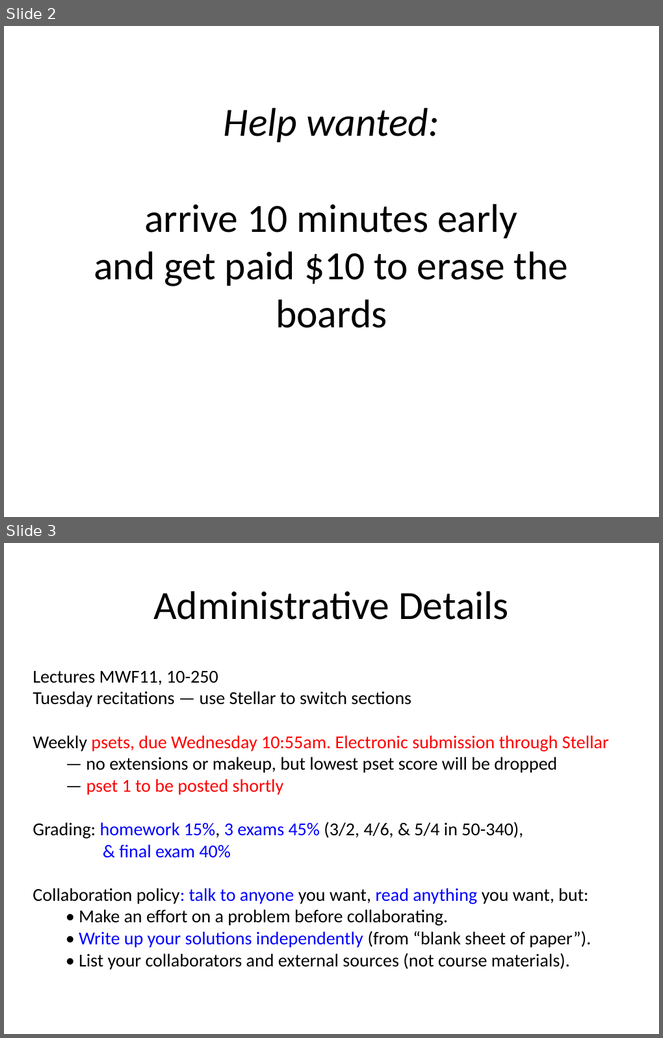
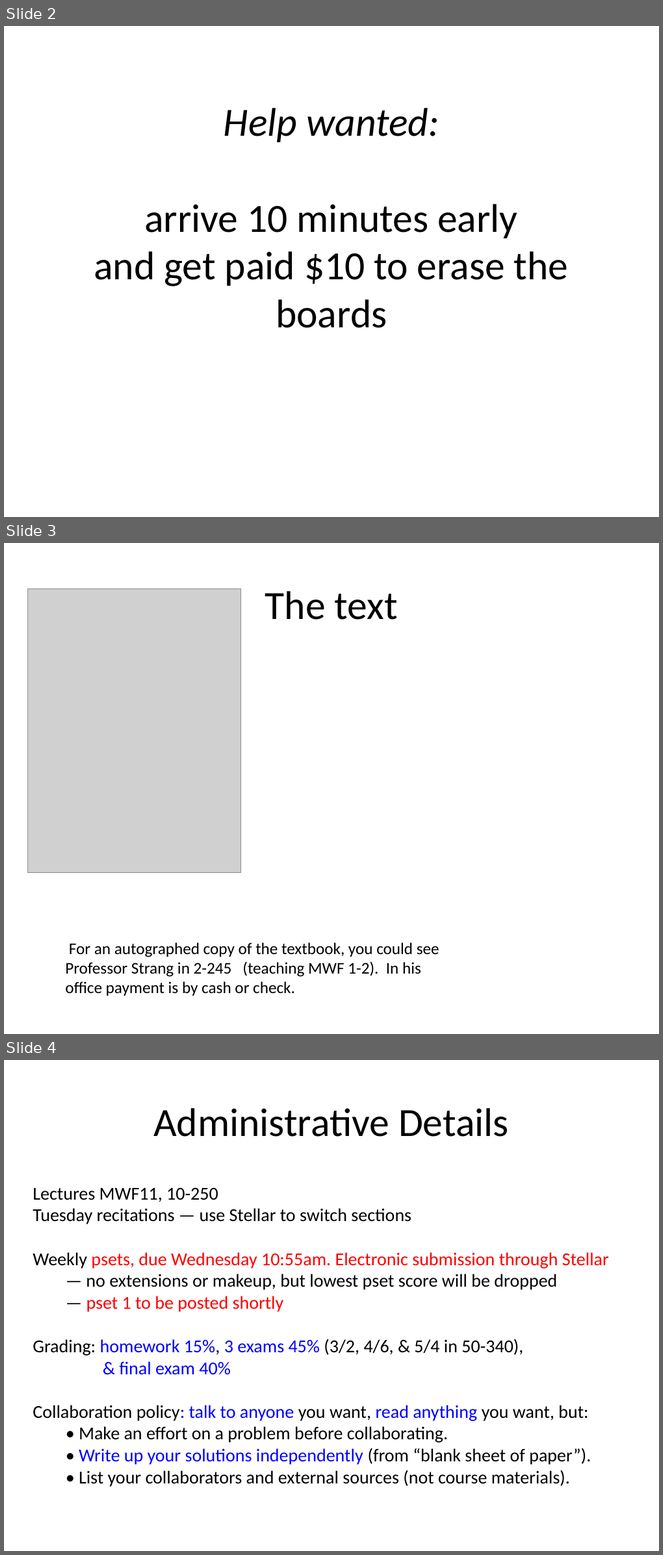
Before and after one commit to mitmath/1806, a slide deck: lectures/1806overview.pptx. Shown one above the other, each under a label of ours: slides 2 and 3 before the commit, slides 2, 3 and 4 after it. The pictures are 663x1038 and 663x1555 pixels, drawn with LibreOffice and Linux fonts; fonts in the diff are those of the drawing; grey boxes stand for pictures. Boxes give left, top, right and bottom in pixels: in the first picture for what was removed or moved away, otherwise in the second. Text is boxed around its words. In the diff, an @@ line names an element or a change of style, - is before the commit and + after.

Commit message:
text

```diff
--- a/lectures/1806overview.pptx
+++ b/lectures/1806overview.pptx
@@ slide 3 added at (4,543,659,1034), background #FFFFFF @@
@@ picture added at (27,589,241,873) @@
@@ title added at (265,591,398,620), 44 pt, text #000000 @@
+The text
@@ text added at (65,943,440,996), 18 pt, text #000000 @@
+For an autographed copy of the textbook, you could see
+Professor Strang in 2-245 (teaching MWF 1-2). In his
+office payment is by cash or check.
@@ what was slide 3 is now slide 4 @@
```
Also in this commit, not shown: 1 slide changed, 1 other file.
